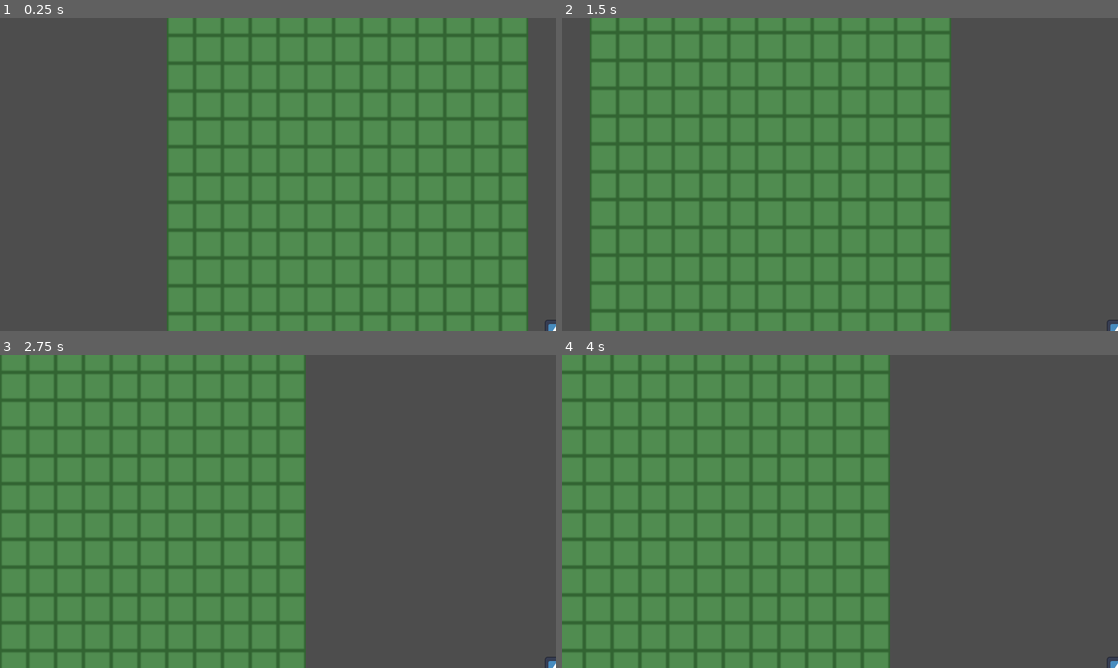
Above: before the commit, frames 1-4 (two rows, left to right).
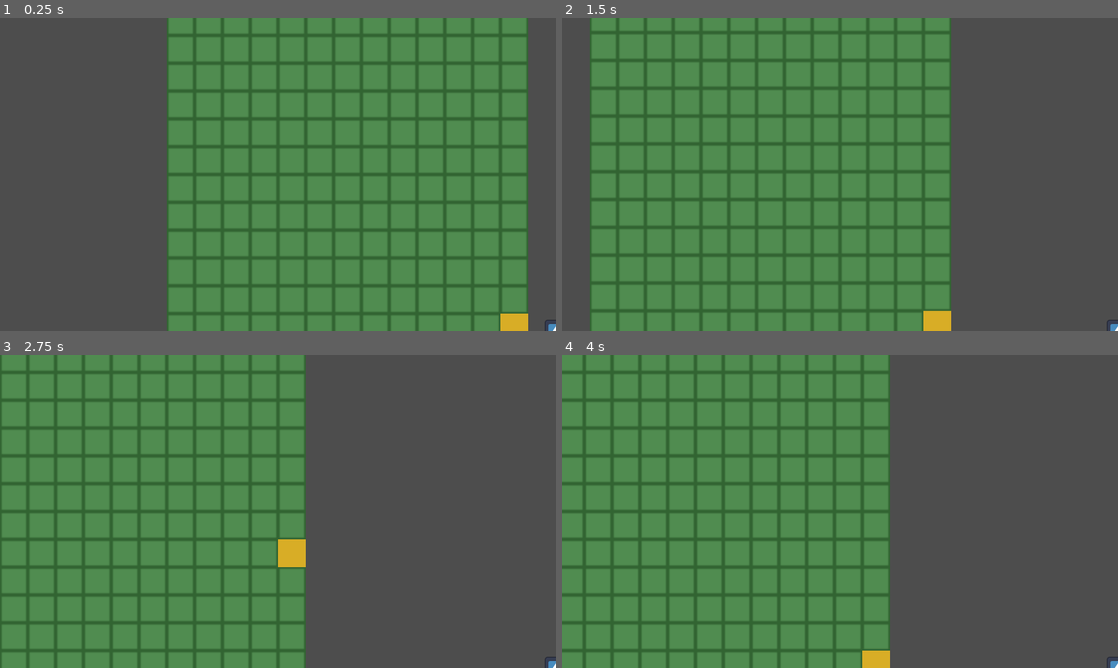
Above: after the commit, the same moments.

Repository: corytomlinson-oss/project_divine_light
Game: Godot game, scene res://scenes/overworld/Overworld.tscn
The game is run twice, just before and just after one commit, with the same random seed, the same clock (stepped at 60 frames per second) and the same inputs. The engine's default icon, where the game draws it, is replaced by a stand-in: a white triangle on a blue panel in a dark square.
Inputs:
- Up to frame 1 (0.25 s): no input
- Up to frame 2 (1.5 s): tap Enter (ui_accept) at 0.5, 0.6, 0.77, 1.07, 1.35 s; hold Right (ui_right) 0.53-1.28 s; hold Down (ui_down) from 1.28 s (still down)
- Up to frame 3 (2.75 s): tap Enter (ui_accept) at 1.52, 1.82, 2.1 s; release Down (ui_down) at 2.03 s; hold Right (ui_right) from 2.03 s (still down)
- Up to frame 4 (4 s): release Right (ui_right) at 2.78 s; hold Up (ui_up) 2.78-3.53 s; tap Enter (ui_accept) at 2.85, 3.02, 3.32, 3.6, 3.77 s; hold Left (ui_left) from 3.53 s (still down)

The runs differ from the first frame. In frame 1, 0.3% of the frame differs, in the area x 90-95%, y 94-100%; in frame 2, 0.3%; in frame 3, 0.4%, in the area x 50-55%, y 58-68%; in frame 4, 0.3%.

Commit message:
Milestone 13a: Dungeon tech
Player extracted from Overworld into a reusable scenes/player/Player.tscn,
now instanced by both Overworld and the new Cathedral dungeon test scene
instead of duplicating the node tree per map.

Wall collision and doors/stairs are grid-based, not physics-based - a
revision from what was discussed when the dungeon-generation approach was
decided. Player movement was already setting position directly with no
move_and_slide/move_and_collide, so CharacterBody2D physics was never
actually wired to anything. Player._is_walkable() checks the destination
tile's atlas coordinates before allowing a move; a reserved "door" atlas
coordinate (new gold tile, placeholder_tiles.png now 48x16) triggers a
scene transition via a get_door_destination(cell) lookup on the map's own
root script, keeping Player.gd generic across maps.

GameManager gained current_location/current_scene_path, set by each map's
_ready(), so Battle.gd can pick the right enemy table (new ENCOUNTER_TABLES,
keyed by location) and return to wherever the player actually came from
instead of hardcoding Overworld.tscn in two places.

The Cathedral gets one hand-built test room (walled, one entrance/exit
door) with a placeholder stat-only enemy table - the README's enemy
abilities (DEF debuff, stun, buff allies) need a system that doesn't
exist yet, deferred to Milestone 19a.

Also fixes a pre-existing gap surfaced during playtesting: returning from
battle used to always reset the player to the map's fixed spawn point
instead of where the encounter triggered. GameManager.pending_spawn_position
/has_pending_spawn now round-trips the pre-battle position through victory,
defeat, and escape, in both the overworld and dungeons.

Adds an F3 debug key (instant battle win) to make walk/encounter testing
faster, alongside the existing F1/F2 level debug keys.

Found along the way: the Milestone 1 Overworld map has zero wall tiles
anywhere - collision was a no-op purely from map content, not code.

Co-Authored-By: Claude Sonnet 5 <noreply@anthropic.com>

Diff:
--- /dev/null
+++ b/divine-light/scenes/dungeon/CathedralDungeon.tscn
@@ -0,0 +1,29 @@
+[gd_scene format=3]
+
+[ext_resource type="Script" path="res://scripts/dungeon/Dungeon.gd" id="1_dungeon"]
+[ext_resource type="Texture2D" uid="uid://d4cx7ioised60" path="res://assets/tilesets/placeholder_tiles.png" id="2_tiles"]
+[ext_resource type="PackedScene" path="res://scenes/player/Player.tscn" id="3_player"]
+
+[sub_resource type="TileSetAtlasSource" id="TileSetAtlasSource_cathedral"]
+texture = ExtResource("2_tiles")
+0:0/next_alternative_id = 2
+0:0/0 = 0
+0:0/1 = 1
+1:0/next_alternative_id = 2
+1:0/0 = 0
+1:0/1 = 1
+2:0/next_alternative_id = 2
+2:0/0 = 0
+2:0/1 = 1
+
+[sub_resource type="TileSet" id="TileSet_cathedral"]
+sources/0 = SubResource("TileSetAtlasSource_cathedral")
+
+[node name="CathedralDungeon" type="Node2D"]
+script = ExtResource("1_dungeon")
+
+[node name="TileMapLayer" type="TileMapLayer" parent="."]
+tile_set = SubResource("TileSet_cathedral")
+
+[node name="Player" parent="TileMapLayer" instance=ExtResource("3_player")]
+position = Vector2(64, 80)
--- a/divine-light/scenes/overworld/Overworld.tscn
+++ b/divine-light/scenes/overworld/Overworld.tscn
@@ -1,8 +1,8 @@
 [gd_scene format=4 uid="uid://dvvtvbraj0o2r"]
 
-[ext_resource type="Script" uid="uid://53ihx3bkjb2l" path="res://scripts/player/Player.gd" id="1_ak4vs"]
+[ext_resource type="Script" path="res://scripts/overworld/Overworld.gd" id="1_ow"]
 [ext_resource type="Texture2D" uid="uid://d4cx7ioised60" path="res://assets/tilesets/placeholder_tiles.png" id="1_sc77d"]
-[ext_resource type="Texture2D" uid="uid://c7t1kr8kndrsm" path="res://icon.svg" id="2_sc77d"]
+[ext_resource type="PackedScene" path="res://scenes/player/Player.tscn" id="2_player"]
 
 [sub_resource type="TileSetAtlasSource" id="TileSetAtlasSource_fd81m"]
 texture = ExtResource("1_sc77d")
@@ -12,31 +12,20 @@
 1:0/next_alternative_id = 2
 1:0/0 = 0
 1:0/1 = 1
+2:0/next_alternative_id = 2
+2:0/0 = 0
+2:0/1 = 1
 
 [sub_resource type="TileSet" id="TileSet_fd81m"]
 sources/0 = SubResource("TileSetAtlasSource_fd81m")
 
-[sub_resource type="RectangleShape2D" id="RectangleShape2D_2yq4v"]
-size = Vector2(14, 14)
-
 [node name="Overworld" type="Node2D" unique_id=388229139]
+script = ExtResource("1_ow")
 
 [node name="TileMapLayer" type="TileMapLayer" parent="." unique_id=1064080736]
 position = Vector2(92, 214)
 tile_map_data = PackedByteArray("AAAAAP//AAAAAAAAAAD/////AAAAAAAAAAD+////AAAAAAAAAAD9////AAAAAAAAAAD8////AAAAAAAAAAD8/w …(4080 unchanged characters)…
 tile_set = SubResource("TileSet_fd81m")
 
-[node name="Player" type="CharacterBody2D" parent="TileMapLayer" unique_id=1042064177]
+[node name="Player" parent="TileMapLayer" instance=ExtResource("2_player")]
 position = Vector2(160, 90)
-up_direction = Vector2(0.9999805, -0.006249878)
-script = ExtResource("1_ak4vs")
-
-[node name="Camera2D" type="Camera2D" parent="TileMapLayer/Player" unique_id=617257823]
-position = Vector2(-160, -90)
-
-[node name="Sprite2D" type="Sprite2D" parent="TileMapLayer/Player" unique_id=1376865295]
-scale = Vector2(0.1, 0.1)
-texture = ExtResource("2_sc77d")
-
-[node name="CollisionShape2D" type="CollisionShape2D" parent="TileMapLayer/Player" unique_id=1975189495]
-shape = SubResource("RectangleShape2D_2yq4v")
--- /dev/null
+++ b/divine-light/scenes/player/Player.tscn
@@ -0,0 +1,21 @@
+[gd_scene load_steps=4 format=3]
+
+[ext_resource type="Script" uid="uid://53ihx3bkjb2l" path="res://scripts/player/Player.gd" id="1_player"]
+[ext_resource type="Texture2D" uid="uid://c7t1kr8kndrsm" path="res://icon.svg" id="2_icon"]
+
+[sub_resource type="RectangleShape2D" id="RectangleShape2D_player"]
+size = Vector2(14, 14)
+
+[node name="Player" type="CharacterBody2D"]
+up_direction = Vector2(0.9999805, -0.006249878)
+script = ExtResource("1_player")
+
+[node name="Camera2D" type="Camera2D" parent="."]
+position = Vector2(-160, -90)
+
+[node name="Sprite2D" type="Sprite2D" parent="."]
+scale = Vector2(0.1, 0.1)
+texture = ExtResource("2_icon")
+
+[node name="CollisionShape2D" type="CollisionShape2D" parent="."]
+shape = SubResource("RectangleShape2D_player")
--- a/divine-light/scripts/battle/Battle.gd
+++ b/divine-light/scripts/battle/Battle.gd
@@ -106,6 +106,28 @@
 	 {"name": "Hollow Archer", "hp": 40, "atk": 7,  "def": 2, "agi":  9, "xp": 20}],
 ]
 
+# Placeholder stat-only roster for the Milestone 13a test dungeon (The Cathedral).
+# The README's Fallen Priest/Cursed Paladin/Shadow Acolyte roles (debuff DEF,
+# stun, buff allies) need an enemy-ability system that doesn't exist yet, so
+# these are differentiated by stats only for now. Full behavior is Milestone
+# 19a's job when the Cathedral's real content gets built.
+const CATHEDRAL_ENCOUNTERS: Array = [
+	[{"name": "Fallen Priest",  "hp": 45, "atk": 9,  "def": 3, "agi":  8, "xp": 30}],
+	[{"name": "Cursed Paladin", "hp": 90, "atk": 10, "def": 9, "agi":  5, "xp": 40}],
+	[{"name": "Shadow Acolyte", "hp": 40, "atk": 6,  "def": 4, "agi": 10, "xp": 28},
+	 {"name": "Shadow Acolyte", "hp": 40, "atk": 6,  "def": 4, "agi": 10, "xp": 28}],
+	[{"name": "Fallen Priest",  "hp": 45, "atk": 9,  "def": 3, "agi":  8, "xp": 30},
+	 {"name": "Cursed Paladin", "hp": 90, "atk": 10, "def": 9, "agi":  5, "xp": 40}],
+	[{"name": "Cursed Paladin", "hp": 90, "atk": 10, "def": 9, "agi":  5, "xp": 40},
+	 {"name": "Shadow Acolyte", "hp": 40, "atk": 6,  "def": 4, "agi": 10, "xp": 28},
+	 {"name": "Fallen Priest",  "hp": 45, "atk": 9,  "def": 3, "agi":  8, "xp": 30}],
+]
+
+const ENCOUNTER_TABLES: Dictionary = {
+	"overworld": ENCOUNTERS,
+	"cathedral": CATHEDRAL_ENCOUNTERS,
+}
+
 # Party
 var _party: Array = []
 var _party_hp_labels: Array = []
@@ -167,7 +189,8 @@
 
 
 func _generate_encounter() -> Array:
-	var group: Array = ENCOUNTERS[randi() % ENCOUNTERS.size()]
+	var table: Array = ENCOUNTER_TABLES.get(GameManager.current_location, ENCOUNTERS)
+	var group: Array = table[randi() % table.size()]
 	var result: Array = []
 	for data in group:
 		var e := Combatant.new(data["name"], int(data["hp"]), int(data["atk"]), int(data["def"]), int(data["agi"]), true)
@@ -238,6 +261,8 @@
 			_debug_level_all(1)
 		elif event.keycode == KEY_F2:
 			_debug_level_all(-1)
+		elif event.keycode == KEY_F3:
+			_debug_auto_win()
 
 
 func _process(_delta: float) -> void:
@@ -252,7 +277,7 @@
 				if not _level_up_queue.is_empty():
 					message_label.text = _level_up_queue.pop_front()
 				else:
-					get_tree().change_scene_to_file("res://scenes/overworld/Overworld.tscn")
+					get_tree().change_scene_to_file(GameManager.current_scene_path)
 
 
 func _debug_level_all(direction: int) -> void:
@@ -263,6 +288,15 @@
 			member.level_down()
 	_update_ui()
 	message_label.text = "[DEBUG] Party level %d  (F1=up F2=down)" % _party[0].level
+
+
+func _debug_auto_win() -> void:
+	if state == State.BATTLE_OVER:
+		return
+	for e in _enemies:
+		e.receive_damage(e.hp)
+	_update_ui()
+	_end_battle(true)
 
 
 func _handle_menu_input() -> void:
@@ -378,7 +412,7 @@
 	var avg_enemy: float = float(enemy_total) / max(1, enemy_count)
 	var chance: int = clampi(50 + roundi((avg_party - avg_enemy) * 2.0), 10, 90)
 	if randi() % 100 < chance:
-		get_tree().change_scene_to_file("res://scenes/overworld/Overworld.tscn")
+		get_tree().change_scene_to_file(GameManager.current_scene_path)
 	else:
 		message_label.text = "Couldn't escape!"
 
--- /dev/null
+++ b/divine-light/scripts/dungeon/Dungeon.gd
@@ -0,0 +1,40 @@
+extends Node2D
+
+const ROOM_WIDTH := 9
+const ROOM_HEIGHT := 7
+const ENTRANCE_CELL := Vector2i(4, 6)
+const EXIT_CELL := Vector2i(4, 0)
+const FLOOR_COORDS := Vector2i(0, 0)
+const WALL_COORDS := Vector2i(1, 0)
+const DOOR_COORDS := Vector2i(2, 0)
+const OVERWORLD_SCENE_PATH := "res://scenes/overworld/Overworld.tscn"
+
+@onready var _tile_map: TileMapLayer = $TileMapLayer
+
+
+func _ready() -> void:
+	GameManager.current_location = "cathedral"
+	GameManager.current_scene_path = "res://scenes/dungeon/CathedralDungeon.tscn"
+	_build_test_layout()
+
+
+# Temporary hand-placed test room for Milestone 13a, used to validate dungeon
+# tech (wall collision, doors, encounters) against a fully known layout.
+# Replaced by Milestone 13b's template -> room graph -> tile layout generator.
+func _build_test_layout() -> void:
+	for x in ROOM_WIDTH:
+		for y in ROOM_HEIGHT:
+			var cell := Vector2i(x, y)
+			var is_border: bool = x == 0 or y == 0 or x == ROOM_WIDTH - 1 or y == ROOM_HEIGHT - 1
+			if cell == ENTRANCE_CELL or cell == EXIT_CELL:
+				_tile_map.set_cell(cell, 0, DOOR_COORDS)
+			elif is_border:
+				_tile_map.set_cell(cell, 0, WALL_COORDS)
+			else:
+				_tile_map.set_cell(cell, 0, FLOOR_COORDS)
+
+
+func get_door_destination(cell: Vector2i) -> Dictionary:
+	if cell == ENTRANCE_CELL or cell == EXIT_CELL:
+		return {"scene": OVERWORLD_SCENE_PATH}
+	return {}
--- /dev/null
+++ b/divine-light/scripts/overworld/Overworld.gd
@@ -0,0 +1,18 @@
+extends Node2D
+
+const CATHEDRAL_DOOR_CELL := Vector2i(8, 5)
+const CATHEDRAL_SCENE_PATH := "res://scenes/dungeon/CathedralDungeon.tscn"
+
+@onready var _tile_map: TileMapLayer = $TileMapLayer
+
+
+func _ready() -> void:
+	GameManager.current_location = "overworld"
+	GameManager.current_scene_path = "res://scenes/overworld/Overworld.tscn"
+	_tile_map.set_cell(CATHEDRAL_DOOR_CELL, 0, Vector2i(2, 0))
+
+
+func get_door_destination(cell: Vector2i) -> Dictionary:
+	if cell == CATHEDRAL_DOOR_CELL:
+		return {"scene": CATHEDRAL_SCENE_PATH}
+	return {}
--- a/divine-light/scripts/player/Player.gd
+++ b/divine-light/scripts/player/Player.gd
@@ -2,13 +2,19 @@
 
 const TILE_SIZE: int = 16
 const MOVE_SPEED: float = 96.0
+const WALL_ATLAS_COORDS := Vector2i(1, 0)
+const DOOR_ATLAS_COORDS := Vector2i(2, 0)
 
 var _moving: bool = false
 var _target: Vector2
 var _steps_to_encounter: int = 0
+@onready var _tile_map: TileMapLayer = get_parent()
 
 
 func _ready() -> void:
+	if GameManager.has_pending_spawn:
+		position = GameManager.pending_spawn_position
+		GameManager.has_pending_spawn = false
 	_target = position
 	_reset_encounter_counter()
 
@@ -19,7 +25,7 @@
 		if position.is_equal_approx(_target):
 			position = _target
 			_moving = false
-			_check_encounter()
+			_on_tile_entered()
 	else:
 		_handle_input()
 
@@ -39,14 +45,42 @@
 	if dir == Vector2.ZERO:
 		return
 
-	_target = position + dir * TILE_SIZE
+	var next_target: Vector2 = position + dir * TILE_SIZE
+	if not _is_walkable(next_target):
+		return
+
+	_target = next_target
 	_moving = true
+
+
+func _is_walkable(world_pos: Vector2) -> bool:
+	var cell: Vector2i = _tile_map.local_to_map(world_pos)
+	return _tile_map.get_cell_atlas_coords(cell) != WALL_ATLAS_COORDS
+
+
+func _on_tile_entered() -> void:
+	var cell: Vector2i = _tile_map.local_to_map(position)
+	if _tile_map.get_cell_atlas_coords(cell) == DOOR_ATLAS_COORDS:
+		_use_door(cell)
+		return
+	_check_encounter()
+
+
+func _use_door(cell: Vector2i) -> void:
+	var map_root: Node = _tile_map.get_parent()
+	if not map_root.has_method("get_door_destination"):
+		return
+	var dest: Dictionary = map_root.get_door_destination(cell)
+	if not dest.is_empty():
+		get_tree().change_scene_to_file(dest["scene"])
 
 
 func _check_encounter() -> void:
 	_steps_to_encounter -= 1
 	if _steps_to_encounter <= 0:
 		_reset_encounter_counter()
+		GameManager.pending_spawn_position = position
+		GameManager.has_pending_spawn = true
 		get_tree().change_scene_to_file("res://scenes/battle/Battle.tscn")
 
 
--- a/divine-light/scripts/systems/GameManager.gd
+++ b/divine-light/scripts/systems/GameManager.gd
@@ -7,6 +7,10 @@
 
 var party: Array = []
 var inventory: Dictionary = {}
+var current_location: String = "overworld"
+var current_scene_path: String = "res://scenes/overworld/Overworld.tscn"
+var pending_spawn_position: Vector2 = Vector2.ZERO
+var has_pending_spawn: bool = false
 
 
 func _ready() -> void:
Binary file changed: divine-light/assets/tilesets/placeholder_tiles.png
Not shown, added: divine-light/scripts/dungeon/Dungeon.gd.uid
Not shown, added: divine-light/scripts/overworld/Overworld.gd.uid
Not shown, changed: CLAUDE.md
Not shown, changed: README.md
